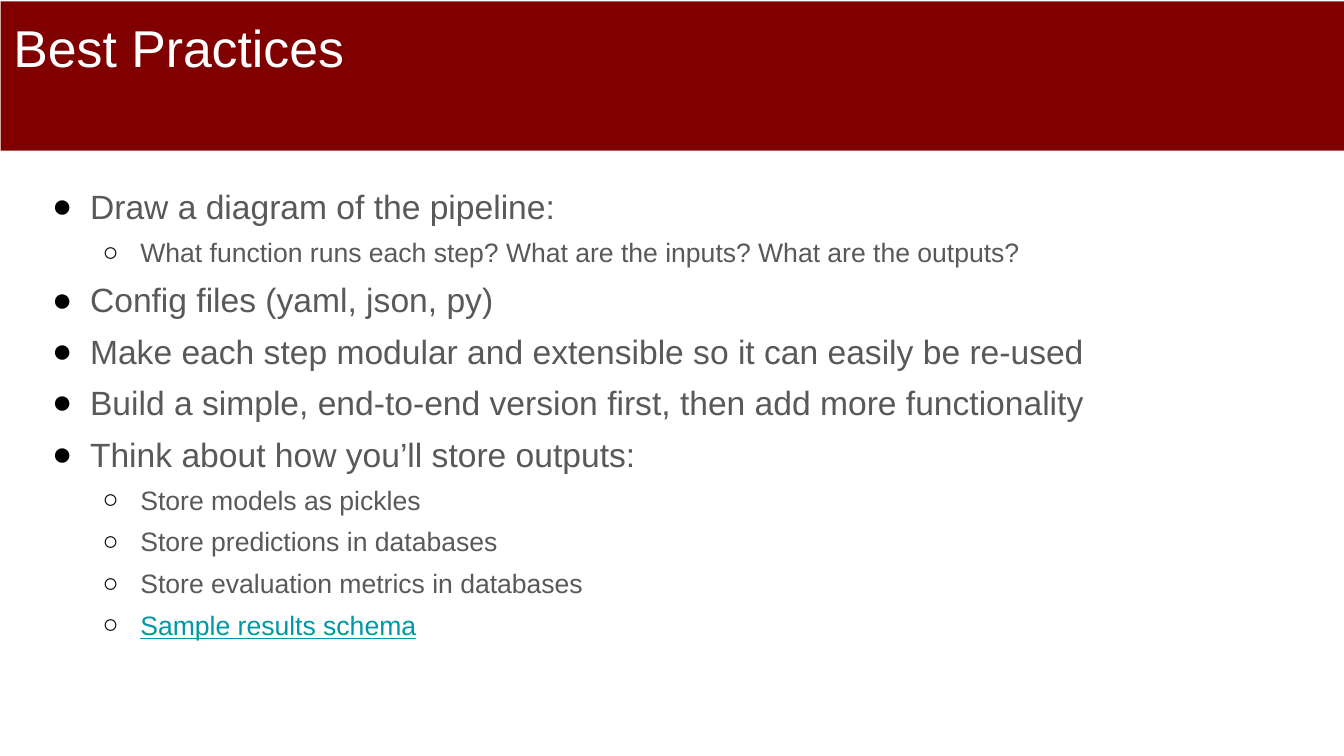
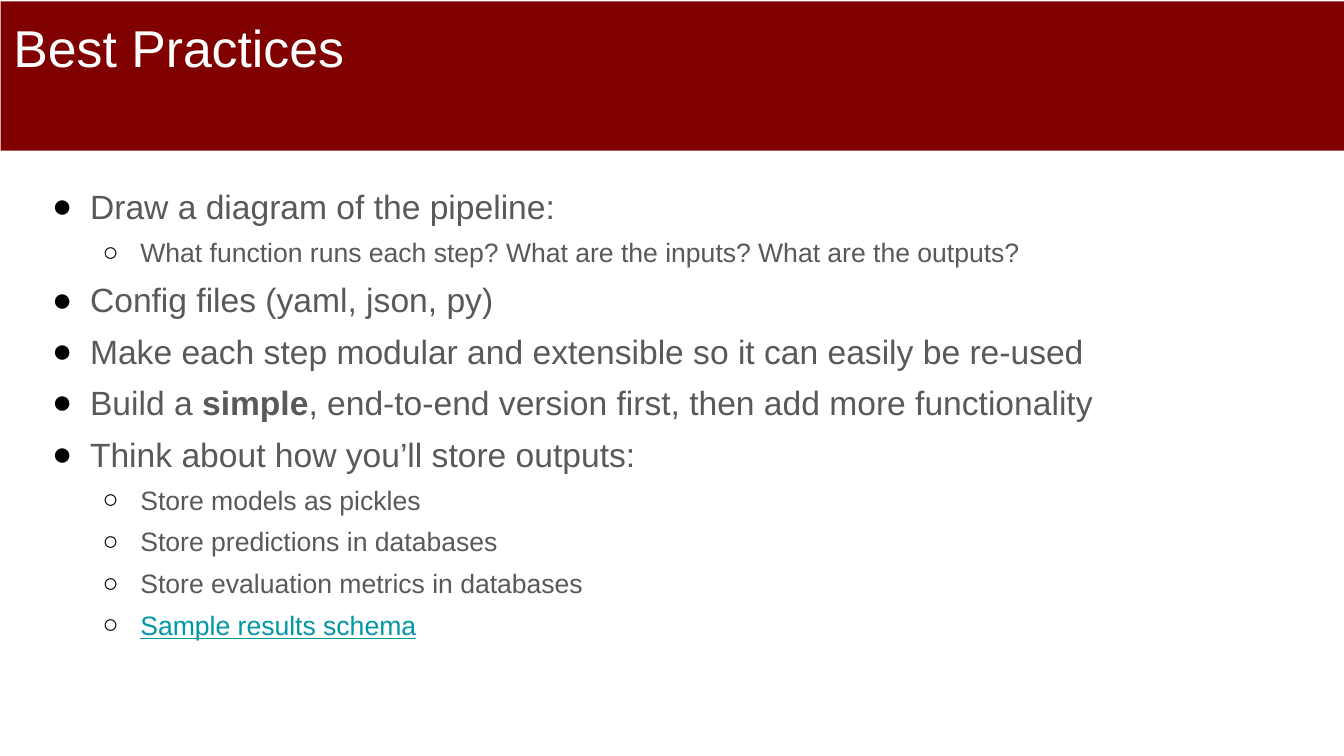
Before and after one commit to dssg/mlforpublicpolicylab, a slide deck: slide 17 of 04 - Machine Learning Pipelines/Machine-Learning-Pipelines.pptx. Drawn at 1344x756 pixels with LibreOffice and Linux fonts; fonts in the diff are those of the drawing. Boxes give left, top, right and bottom in pixels: in the first picture for what was removed or moved away, otherwise in the second. Text is boxed around its words. In the diff, an @@ line names an element or a change of style, - is before the commit and + after.

```diff
--- a/04 - Machine Learning Pipelines/Machine-Learning-Pipelines.pptx
+++ b/04 - Machine Learning Pipelines/Machine-Learning-Pipelines.pptx
@@ text at (90,390,1092,422): bold on in "simple," @@
```
Also in this commit, not shown: 9 other slides changed.
